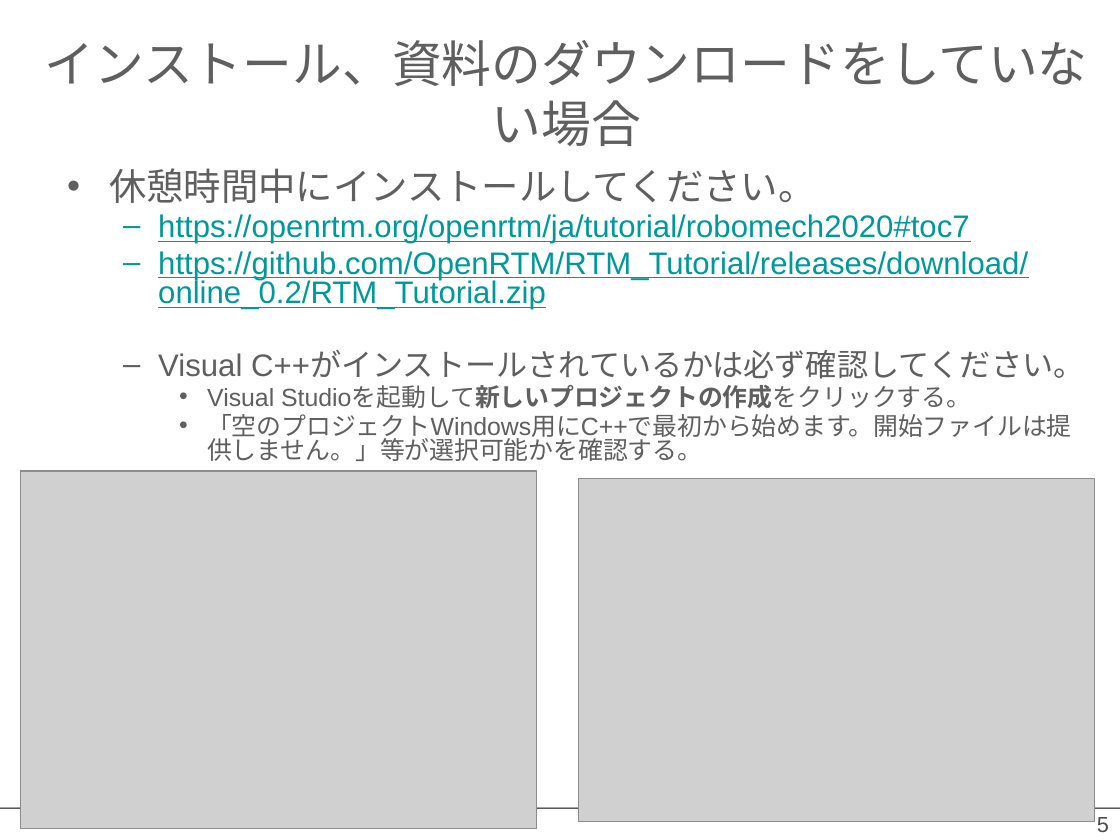
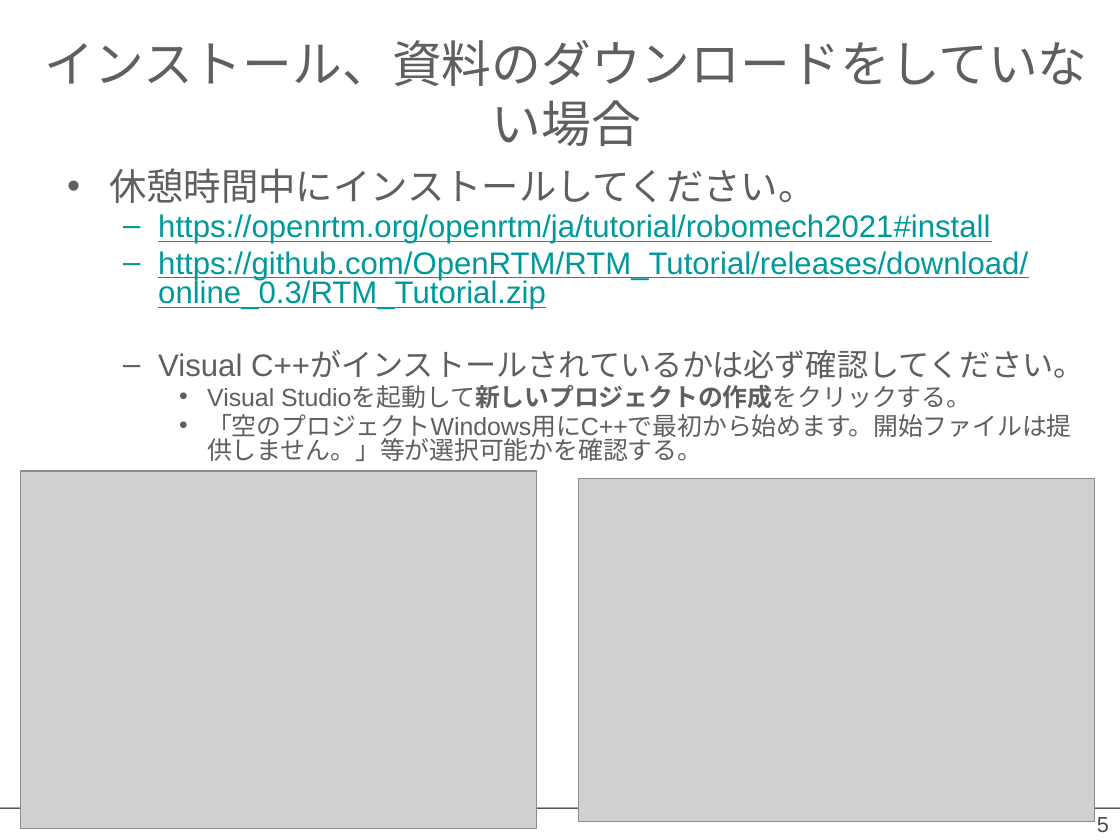
Before and after one commit to OpenRTM/RTM_Tutorial, a slide deck: slide 5 of ppt/インストールの確認_online.pptx. Drawn at 1120x840 pixels with LibreOffice and Linux fonts; fonts in the diff are those of the drawing; grey boxes stand for pictures; background and template pictures are left out. Boxes give left, top, right and bottom in pixels: in the first picture for what was removed or moved away, otherwise in the second. Text is boxed around its words. In the diff, an @@ line names an element or a change of style, - is before the commit and + after.

```diff
--- a/ppt/インストールの確認_online.pptx
+++ b/ppt/インストールの確認_online.pptx
@@ text at box(158, 214, 1028, 310): text changed @@
-  – https://openrtm.org/openrtm/ja/tutorial/robomech2020#toc7
-  – https://github.com/OpenRTM/RTM_Tutorial/releases/download/online_0.2/RTM_Tutorial.zip
+  – https://openrtm.org/openrtm/ja/tutorial/robomech2021#install
+  – https://github.com/OpenRTM/RTM_Tutorial/releases/download/online_0.3/RTM_Tutorial.zip
```
Also in this commit, not shown: 3 other slides changed, 13 other files.
